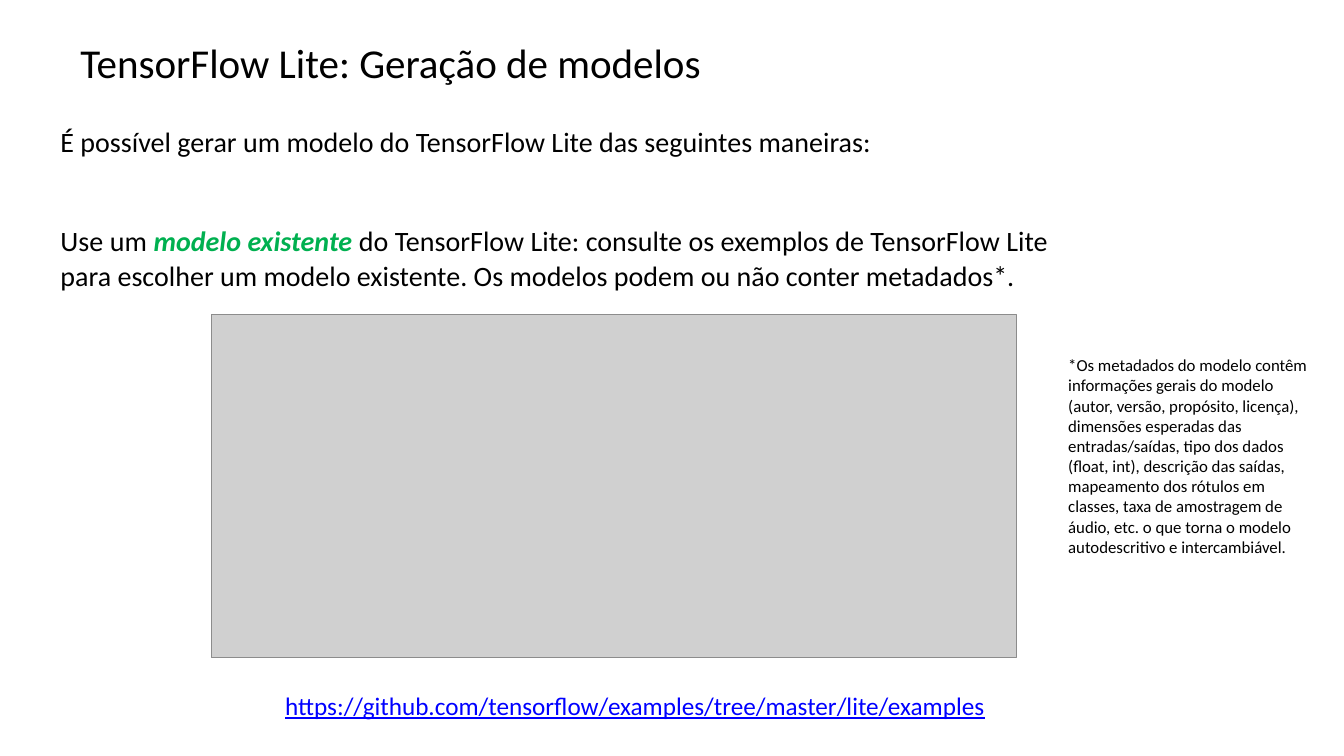
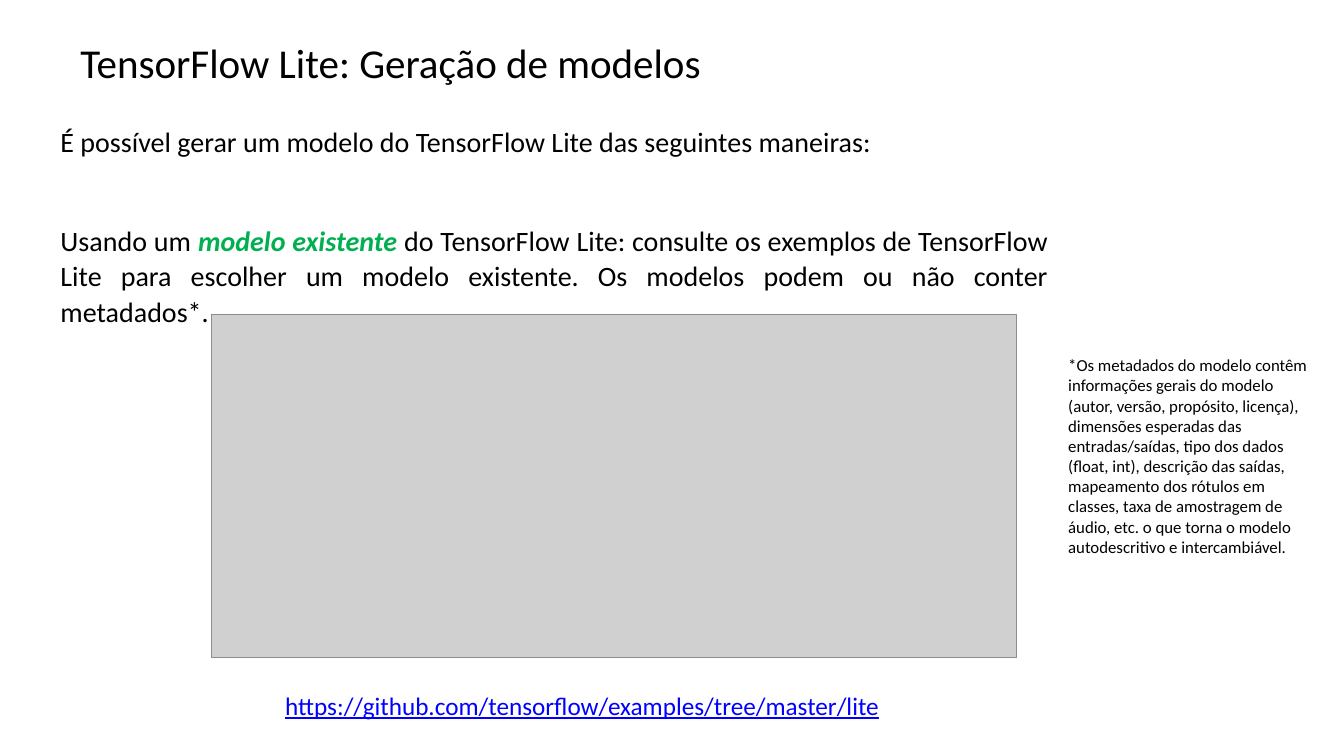
Before and after one commit to zz4fap/tp557-iot-ml, a slide deck: slide 28 of slides/TP557_14_introducao_tensorflowlite.pptx. Drawn at 1344x756 pixels with LibreOffice and Linux fonts; fonts in the diff are those of the drawing; grey boxes stand for pictures; background and template pictures are left out. Boxes give left, top, right and bottom in pixels: in the first picture for what was removed or moved away, otherwise in the second. Text is boxed around its words. In the diff, an @@ line names an element or a change of style, - is before the commit and + after.

```diff
--- a/slides/TP557_14_introducao_tensorflowlite.pptx
+++ b/slides/TP557_14_introducao_tensorflowlite.pptx
@@ text at box(60, 231, 1048, 323): text changed @@
-Use um modelo existente do TensorFlow Lite: consulte os exemplos de TensorFlow Lite para escolher um modelo existente. Os modelos podem ou não conter metadados*.
+Usando um modelo existente do TensorFlow Lite: consulte os exemplos de TensorFlow Lite para escolher um modelo existente. Os modelos podem ou não conter metadados*.
@@ text at box(285, 697, 879, 720): text changed @@
-https://github.com/tensorflow/examples/tree/master/lite/examples
+https://github.com/tensorflow/examples/tree/master/lite
```
Also in this commit, not shown: 26 other slides changed.
